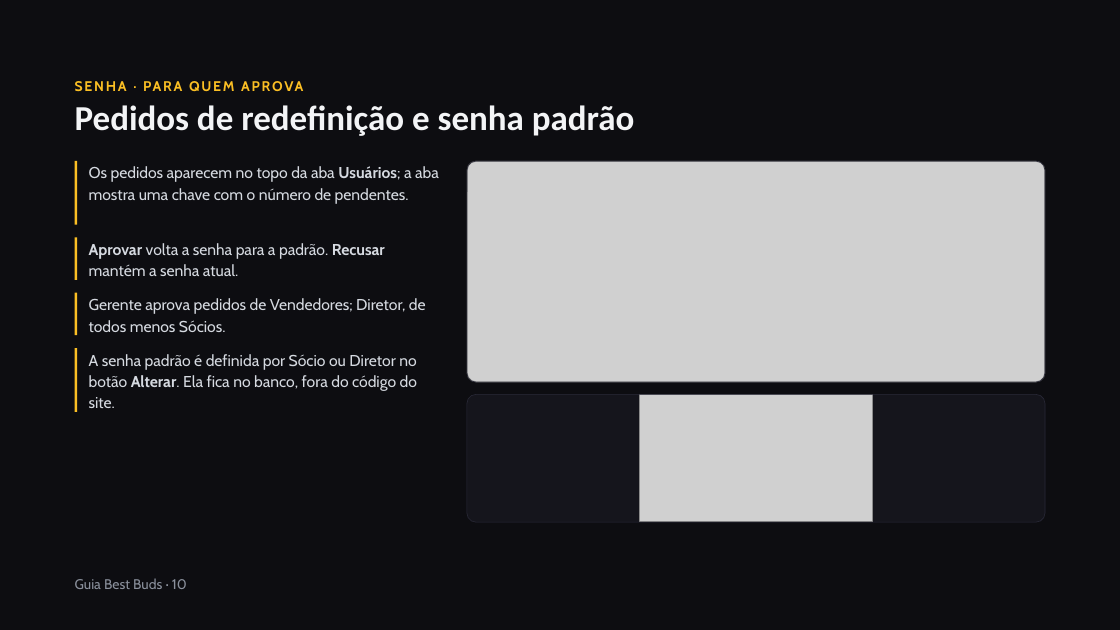
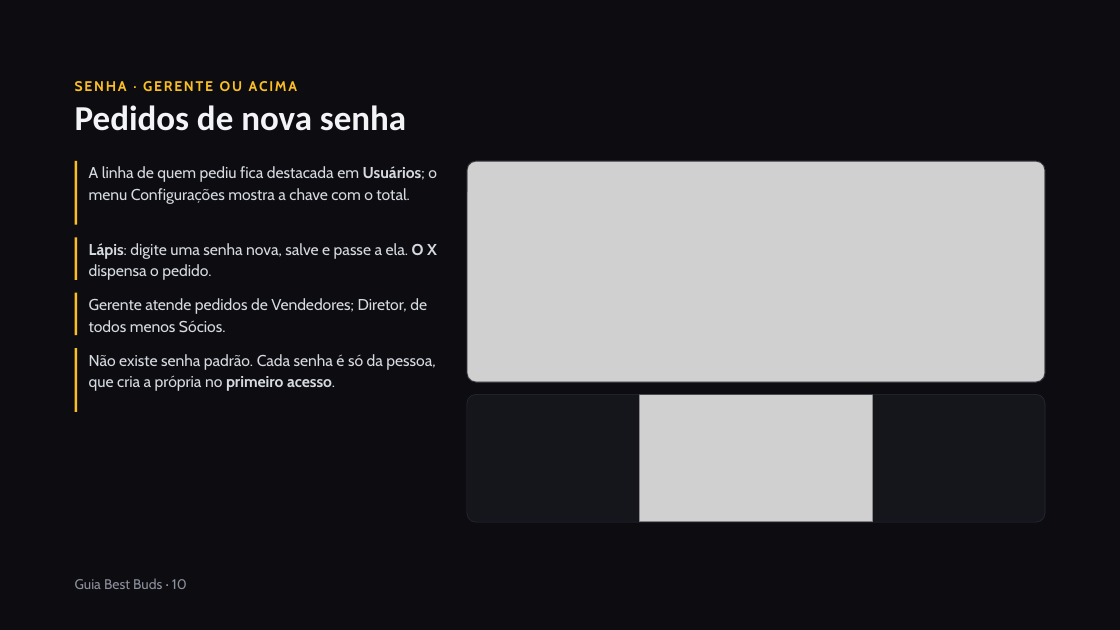
Before and after one commit to BESTBUDSOFC/BESTBUDS, a slide deck: slide 10 of docs/Guia_do_Sistema_Best_Buds.pptx. Drawn at 1120x630 pixels with LibreOffice and Linux fonts; fonts in the diff are those of the drawing; grey boxes stand for pictures. Boxes give left, top, right and bottom in pixels: in the first picture for what was removed or moved away, otherwise in the second. Text is boxed around its words. In the diff, an @@ line names an element or a change of style, - is before the commit and + after.

```diff
--- a/docs/Guia_do_Sistema_Best_Buds.pptx
+++ b/docs/Guia_do_Sistema_Best_Buds.pptx
@@ text at (75,81,297,91): text changed @@
-SENHA · PARA QUEM APROVA
+SENHA · GERENTE OU ACIMA
@@ text at (75,105,406,131): text changed @@
-Pedidos de redefinição e senha padrão
+Pedidos de nova senha
@@ text at (89,166,437,204): text changed @@
-Os pedidos aparecem no topo da aba Usuários; a aba mostra uma chave com o número de pendentes.
+A linha de quem pediu fica destacada em Usuários; o menu Configurações mostra a chave com o total.
@@ text at (89,243,437,280): text changed @@
-Aprovar volta a senha para a padrão. Recusar mantém a senha atual.
+Lápis: digite uma senha nova, salve e passe a ela. O X dispensa o pedido.
@@ text at (89,298,427,332): text changed @@
-Gerente aprova pedidos de Vendedores; Diretor, de todos menos Sócios.
+Gerente atende pedidos de Vendedores; Diretor, de todos menos Sócios.
@@ text at (89,354,435,391): text changed @@
-A senha padrão é definida por Sócio ou Diretor no botão Alterar. Ela fica no banco, fora do código do site.
+Não existe senha padrão. Cada senha é só da pessoa, que cria a própria no primeiro acesso.
```
Also in this commit, not shown: 10 other slides changed, 2 slides added, 1 other file.
